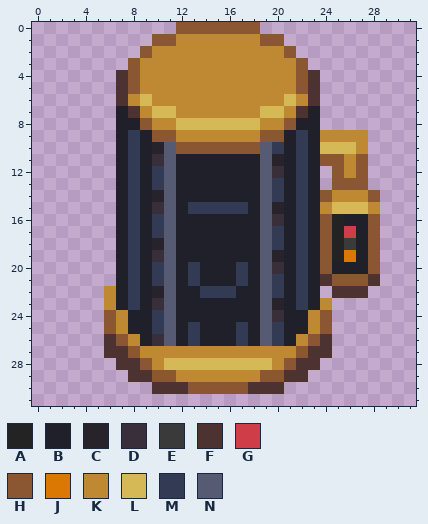
File history of a pixel-art sprite, Resources/Textures/Structures/Storage/suit_storage.rsi/base.png. That is the earlier state.
The file is 32x32 pixels. Colours within 5 levels of each other are drawn and written as one.
Palette (. is transparent): A #232323  B #1f2029  C #28222a  D #382f3b  E #3a3a3a  F #4c3331  G #cf3d48  H #8a5732  J #db7803  K #bf8833  L #d6b957  M #323a54  N #565a72
The same view after the edit:
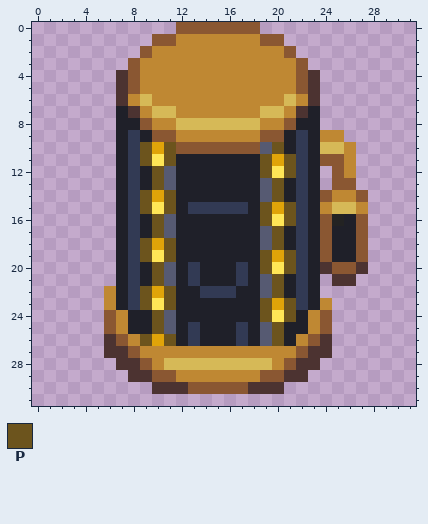
Colours new in this view: P #6c541d
Difference:
{"colour":"C","old":"#28222a","new":"#e0a409"}
{"colour":"D","old":"#382f3b","new":"#ffe656"}
{"y":9,"x":26,"old":"KK","new":".."}
{"y":10,"x":9,"old":"B","new":"P"}
{"y":10,"x":11,"old":"N","new":"P"}
{"y":10,"x":20,"old":"M","new":"P"}
{"y":10,"x":26,"old":"LK","new":"K."}
{"y":11,"x":9,"old":"B","new":"P"}
{"y":11,"x":11,"old":"N","new":"P"}
{"y":11,"x":19,"old":"N","new":"P"}
{"y":11,"x":21,"old":"B","new":"P"}
{"y":11,"x":27,"old":"H","new":"."}
{"y":12,"x":10,"old":"M","new":"P"}
{"y":12,"x":19,"old":"N","new":"P"}
{"y":12,"x":21,"old":"B","new":"P"}
{"y":12,"x":27,"old":"H","new":"."}
{"y":13,"x":10,"old":"M","new":"P"}
{"y":13,"x":20,"old":"M","new":"P"}
{"y":13,"x":27,"old":"H","new":"."}
{"y":14,"x":9,"old":"B","new":"P"}
{"y":14,"x":11,"old":"N","new":"P"}
{"y":14,"x":20,"old":"M","new":"P"}
{"y":14,"x":27,"old":"KH","new":"H."}
{"y":15,"x":9,"old":"B","new":"P"}
{"y":15,"x":11,"old":"N","new":"P"}
{"y":15,"x":19,"old":"N","new":"P"}
{"y":15,"x":21,"old":"B","new":"P"}
{"y":15,"x":27,"old":"LK","new":"K."}
{"y":16,"x":10,"old":"M","new":"P"}
{"y":16,"x":19,"old":"N","new":"P"}
{"y":16,"x":21,"old":"B","new":"P"}
{"y":16,"x":27,"old":"BH","new":"H."}
{"y":17,"x":10,"old":"M","new":"P"}
{"y":17,"x":20,"old":"M","new":"P"}
{"y":17,"x":25,"old":"AGBH","new":"BBH."}
{"y":18,"x":9,"old":"B","new":"P"}
{"y":18,"x":11,"old":"N","new":"P"}
{"y":18,"x":20,"old":"M","new":"P"}
{"y":18,"x":25,"old":"AEBH","new":"BBH."}
{"y":19,"x":9,"old":"B","new":"P"}
{"y":19,"x":11,"old":"N","new":"P"}
{"y":19,"x":19,"old":"N","new":"P"}
{"y":19,"x":21,"old":"B","new":"P"}
{"y":19,"x":25,"old":"AJBH","new":"BBH."}
{"y":20,"x":10,"old":"M","new":"P"}
{"y":20,"x":19,"old":"N","new":"P"}
{"y":20,"x":21,"old":"B","new":"P"}
{"y":20,"x":24,"old":"HBBBH","new":"FHHF."}
{"y":21,"x":10,"old":"M","new":"P"}
{"y":21,"x":20,"old":"M","new":"P"}
{"y":21,"x":24,"old":"FHHHF","new":".FF.."}
{"y":22,"x":9,"old":"B","new":"P"}
{"y":22,"x":11,"old":"N","new":"P"}
{"y":22,"x":20,"old":"M","new":"P"}
{"y":22,"x":25,"old":"FFF","new":"..."}
{"y":23,"x":9,"old":"B","new":"P"}
{"y":23,"x":11,"old":"N","new":"P"}
{"y":23,"x":19,"old":"N","new":"P"}
{"y":23,"x":21,"old":"B","new":"P"}
{"y":24,"x":10,"old":"M","new":"P"}
{"y":24,"x":19,"old":"N","new":"P"}
{"y":24,"x":21,"old":"B","new":"P"}
{"y":25,"x":10,"old":"M","new":"P"}
{"y":25,"x":20,"old":"M","new":"P"}
{"y":26,"x":9,"old":"BDN","new":"PCP"}
{"y":26,"x":20,"old":"M","new":"P"}
{"label":"changed","picture_box":[260,130,380,346]}
{"label":"changed","picture_box":[140,142,176,346]}
